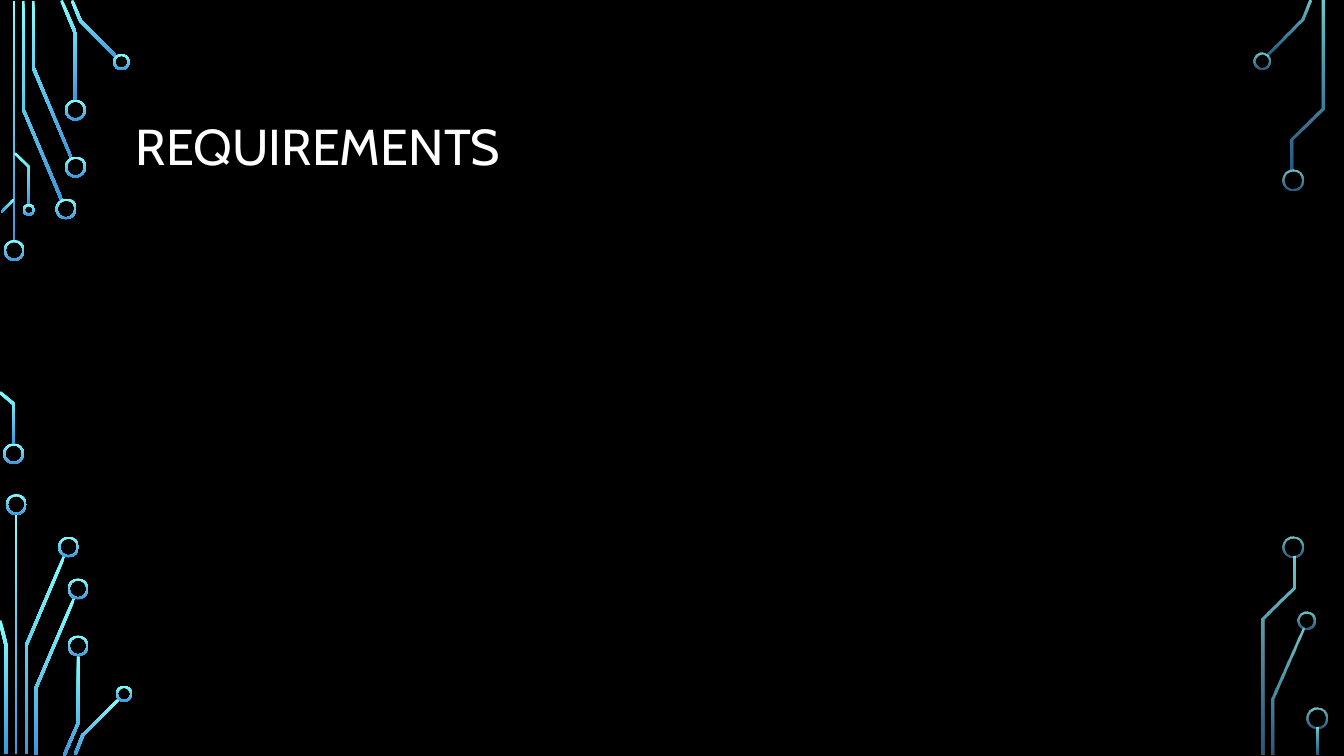
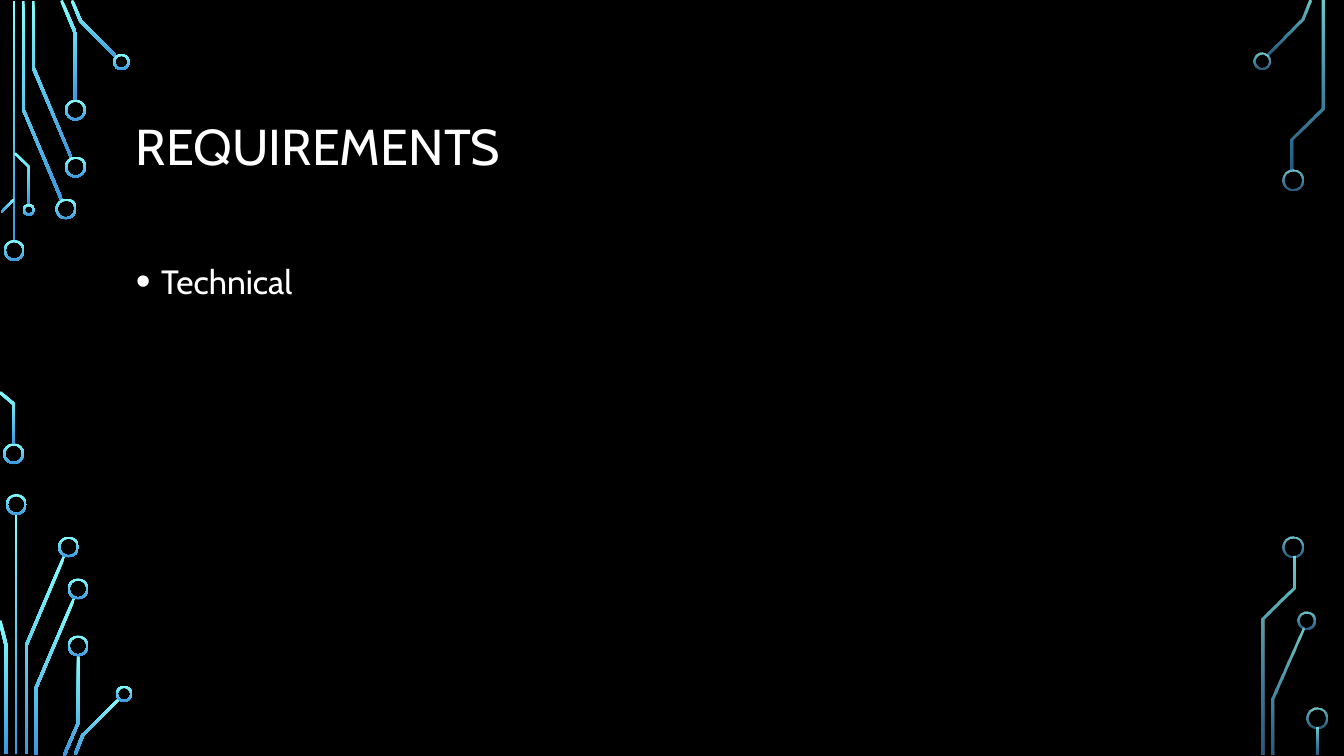
Before and after one commit to tdomi/Onlab, a slide deck: slide 5 of RHNFAE_onlab.pptx. Drawn at 1344x756 pixels with LibreOffice and Linux fonts; fonts in the diff are those of the drawing; background and template pictures are left out. Boxes give left, top, right and bottom in pixels: in the first picture for what was removed or moved away, otherwise in the second. Text is boxed around its words. In the diff, an @@ line names an element or a change of style, - is before the commit and + after.

Commit message:
Update
Update

```diff
--- a/RHNFAE_onlab.pptx
+++ b/RHNFAE_onlab.pptx
@@ text added at [161,268,292,295], 24 pt, text #FFFFFF @@
+• Technical
```
